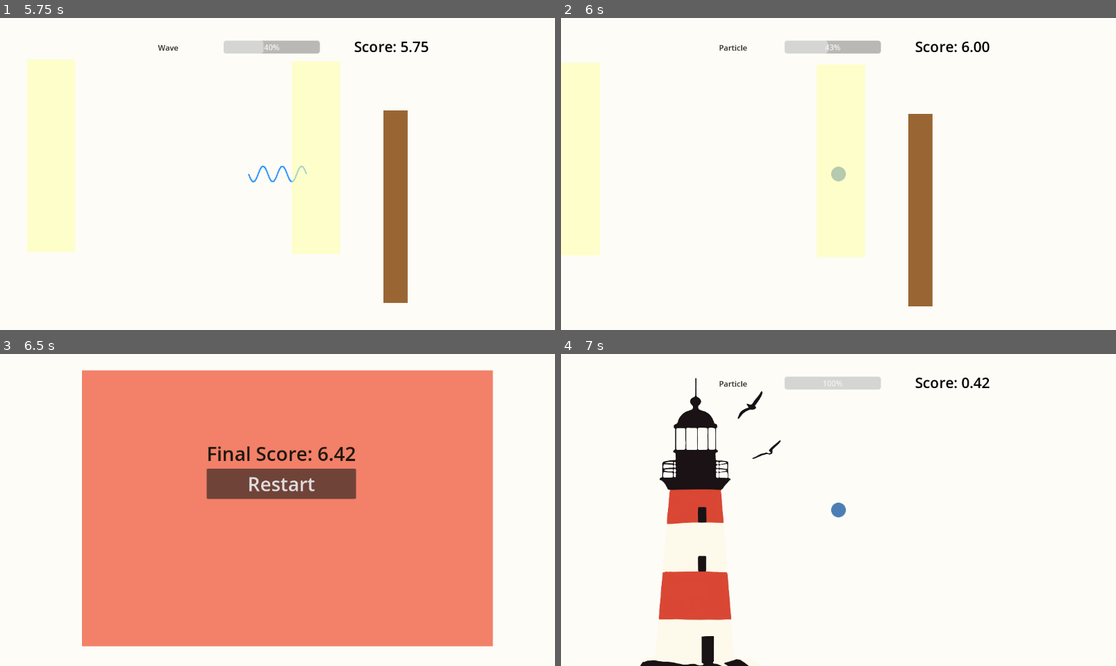
Above: before the commit, frames 1-4 (two rows, left to right).
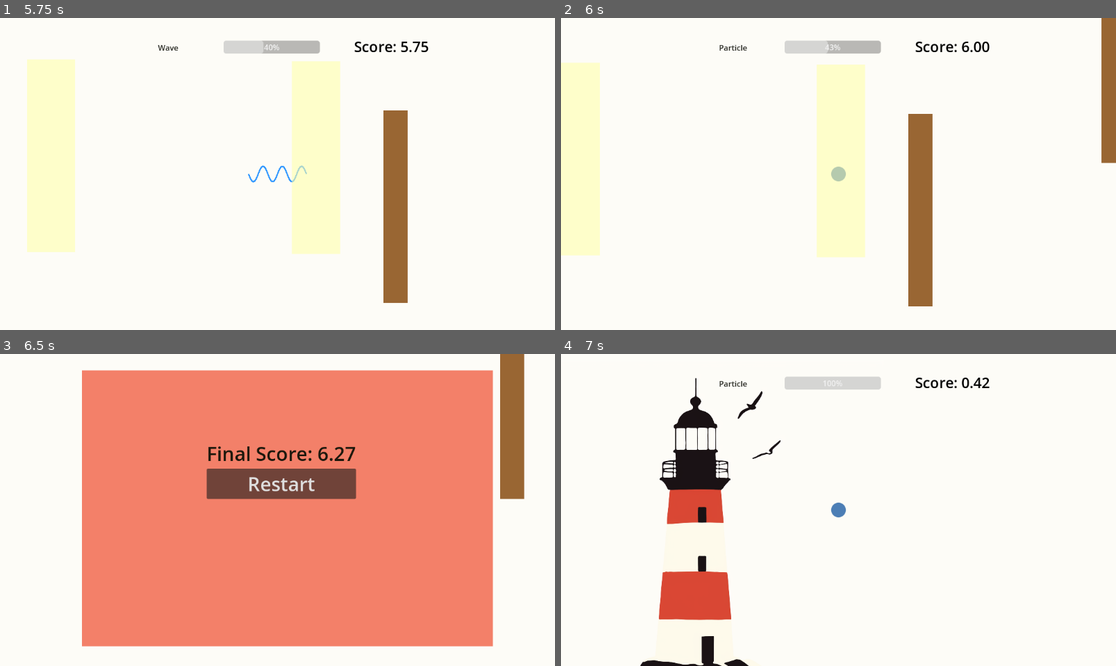
Above: after the commit, the same moments.

Repository: ludens23/stone_and_wave_prototype
Game: Godot game, scene res://Main.tscn
Same seed, same stepped clock (60 frames per second), same inputs: the game is played once before the commit and once after it.
Inputs:
- Up to frame 1 (5.75 s): hold Up (move_up) 0.53-1.28 s; hold F (transform) 0.53-1.28 s; hold Down (move_down) 1.28-2.03 s; tap F (transform) at 1.35, 2.85, 4.35 s; hold F (transform) 2.03-2.78 s; hold Up (move_up) 2.03-3.53 s; hold F (transform) 3.53-4.28 s; hold Down (move_down) from 3.53 s (still down); hold F (transform) from 5.03 s (still down)
- Up to frame 2 (6 s): release Down (move_down) at 5.78 s; release F (transform) at 5.78 s; hold Up (move_up) from 5.78 s (still down); tap F (transform) at 5.85 s
- Up to frame 3 (6.5 s): keep holding Up (move_up)
- Up to frame 4 (7 s): release Up (move_up) at 6.5 s; click "Restart" at 6.5 s

Frame 1 is identical in both runs. In frame 2, 1.2% of the frame differs, in the area x 97-100%, y 0-47%; in frame 3, 2.1%, in the area x 60-95%, y 0-47%; in frame 4, nothing differs.

Commit message:
Add level generator and dynamic obstacle setup

Diff:
--- a/EnergyBeam.tscn
+++ b/EnergyBeam.tscn
@@ -19,3 +19,7 @@
 
 [node name="CollisionShape2D" type="CollisionShape2D" parent="."]
 shape = SubResource("RectangleShape2D_hxvd3")
+
+[node name="VisibleOnScreenNotifier2D" type="VisibleOnScreenNotifier2D" parent="."]
+
+[connection signal="screen_exited" from="VisibleOnScreenNotifier2D" to="." method="_on_visible_on_screen_notifier_2d_screen_exited"]
--- /dev/null
+++ b/LevelGenerator.tscn
@@ -0,0 +1,6 @@
+[gd_scene load_steps=2 format=3 uid="uid://df0u7xqdv7ko2"]
+
+[ext_resource type="Script" uid="uid://chpas2ayvnfm8" path="res://level_generator.gd" id="1_q7b6x"]
+
+[node name="LevelGenerator" type="Node2D"]
+script = ExtResource("1_q7b6x")
--- a/Main.tscn
+++ b/Main.tscn
@@ -1,19 +1,21 @@
-[gd_scene load_steps=8 format=3 uid="uid://byssjrggoi5kg"]
+[gd_scene load_steps=10 format=3 uid="uid://byssjrggoi5kg"]
 
 [ext_resource type="PackedScene" uid="uid://h6i1m3htuh44" path="res://Player.tscn" id="1_8ybpw"]
-[ext_resource type="Texture2D" uid="uid://be76yv6mv1tpu" path="res://assets/birth_point.png" id="2_uu6xs"]
+[ext_resource type="Texture2D" uid="uid://be76yv6mv1tpu" path="res://assets/spawn_place.png" id="2_uu6xs"]
 [ext_resource type="PackedScene" uid="uid://xuonc6xxx4hr" path="res://UI.tscn" id="3_r0du0"]
 [ext_resource type="PackedScene" uid="uid://t0se74sktxoy" path="res://Wall.tscn" id="4_cm0pq"]
 [ext_resource type="PackedScene" uid="uid://bx65mn2b4jvvo" path="res://EnergyBeam.tscn" id="5_fos0i"]
 [ext_resource type="PackedScene" uid="uid://bymy6imbjox1p" path="res://GameOver.tscn" id="6_0tbmq"]
+[ext_resource type="PackedScene" uid="uid://cp3hyhxyyo2xo" path="res://test_area.tscn" id="7_lgr22"]
 [ext_resource type="Script" uid="uid://demxk5824drcw" path="res://main.gd" id="7_t4r8d"]
+[ext_resource type="PackedScene" uid="uid://df0u7xqdv7ko2" path="res://LevelGenerator.tscn" id="7_trn2v"]
 
 [node name="Main" type="Node2D"]
 script = ExtResource("7_t4r8d")
 
-[node name="BirthPlace" type="Node2D" parent="."]
+[node name="Spawn" type="Node2D" parent="."]
 
-[node name="Sprite2D" type="Sprite2D" parent="BirthPlace"]
+[node name="Sprite2D" type="Sprite2D" parent="Spawn"]
 position = Vector2(-171, 80)
 scale = Vector2(0.38183594, 0.38183594)
 texture = ExtResource("2_uu6xs")
@@ -22,26 +24,15 @@
 
 [node name="UI" parent="." instance=ExtResource("3_r0du0")]
 
-[node name="Wall" parent="." instance=ExtResource("4_cm0pq")]
-position = Vector2(1970, 75)
-
-[node name="Wall2" parent="." instance=ExtResource("4_cm0pq")]
-position = Vector2(2743, 67)
-scale = Vector2(4, 1)
-
-[node name="Wall3" parent="." instance=ExtResource("4_cm0pq")]
-position = Vector2(3873, 67)
-
-[node name="EnergyBeam" parent="." instance=ExtResource("5_fos0i")]
-position = Vector2(3338, -31)
-
-[node name="EnergyBeam2" parent="." instance=ExtResource("5_fos0i")]
-position = Vector2(1255, -31)
-
-[node name="EnergyBeam3" parent="." instance=ExtResource("5_fos0i")]
-position = Vector2(1805, -27)
+[node name="LevelGenerator" parent="." node_paths=PackedStringArray("player") instance=ExtResource("7_trn2v")]
+visible = false
+wall_scene = ExtResource("4_cm0pq")
+beam_scene = ExtResource("5_fos0i")
+player = NodePath("../Player")
 
 [node name="GameOver" parent="." instance=ExtResource("6_0tbmq")]
 
+[node name="TestArea" parent="." instance=ExtResource("7_lgr22")]
+
 [connection signal="energy_changed" from="Player" to="UI" method="update_energy_bar"]
 [connection signal="state_changed" from="Player" to="UI" method="update_form_label"]
--- a/energy_beam.gd
+++ b/energy_beam.gd
@@ -1,3 +1,16 @@
 extends Area2D
 
 @export var RECHARGE_RATE: float = 15.0
+
+@onready var color_rect: ColorRect = $ColorRect
+@onready var collider: CollisionShape2D = $CollisionShape2D
+
+func setup(width: float, height: float, y_pos: float) -> void:
+	color_rect.size = Vector2(width, height)
+	color_rect.position = Vector2(-width / 2.0, -height / 2.0)
+	if collider.shape and collider.shape is RectangleShape2D:
+		(collider.shape as RectangleShape2D).size = Vector2(width, height)
+	position.y = y_pos
+
+func _on_visible_on_screen_notifier_2d_screen_exited() -> void:
+	queue_free()
--- /dev/null
+++ b/level_generator.gd
@@ -0,0 +1,118 @@
+extends Node2D
+
+@export var wall_scene: PackedScene
+@export var beam_scene: PackedScene
+@export var player: Node2D
+
+# Configuration for procedural generation
+var next_spawn_x: float = 1000.0
+var spawn_distance: float = 1500.0
+var pattern_queue: Array = [] # Stores manual commands
+
+func _process(delta: float) -> void:
+	if player == null:
+		return
+
+	# Check if we need to spawn a new object based on player position
+	if player.global_position.x + spawn_distance > next_spawn_x:
+		spawn_next_object()
+
+func spawn_next_object() -> void:
+	var cmd: Dictionary = {}
+
+	# Priority 1: Check if there are manual patterns in the queue
+	if not pattern_queue.is_empty():
+		cmd = pattern_queue.pop_front()
+	else:
+		# Priority 2: Fallback to procedural random generation
+		cmd = _generate_random_command()
+
+	if cmd.is_empty():
+		return
+
+	# Dispatch based on type
+	var obj_type: String = cmd.get("type", "wall")
+
+	if obj_type == "wall":
+		_spawn_wall(cmd)
+	elif obj_type == "beam":
+		_spawn_beam(cmd)
+
+func _spawn_wall(cmd: Dictionary) -> void:
+	if wall_scene == null: return
+
+	# Extract parameters with default fallbacks
+	var width := float(cmd.get("width", randf_range(50.0, 150.0)))
+	var height := float(cmd.get("height", 400.0))
+	var gap := float(cmd.get("gap", randf_range(200.0, 400.0)))
+	var screen_center_y = get_viewport_rect().size.y / 2.0
+	var y_pos := float(cmd.get("y", screen_center_y))
+	var is_absorption := bool(cmd.get("absorption", false))
+
+	var wall = wall_scene.instantiate()
+	add_child(wall)
+
+	wall.global_position = Vector2(next_spawn_x, y_pos)
+
+	# Determine Wall Type properties
+	var color := Color.WHITE
+	var drain_cost := 25.0
+
+	if is_absorption:
+		# Absorption Wall: Deep Purple, High Cost
+		color = Color("#660066")
+		drain_cost = 100.0
+	else:
+		# Normal Wall: Random Gray scale, Standard Cost
+		var gray_val = randf_range(0.5, 0.9)
+		color = Color(gray_val, gray_val, gray_val)
+		drain_cost = 25.0
+
+	# Apply configuration
+	if wall.has_method("setup"):
+		wall.setup(width, height, color, drain_cost)
+
+	next_spawn_x += width + gap
+
+func _spawn_beam(cmd: Dictionary) -> void:
+	if beam_scene == null: return
+
+	var width := float(cmd.get("width", randf_range(100.0, 300.0)))
+	var height := float(cmd.get("height", 400.0))
+	var gap := float(cmd.get("gap", randf_range(200.0, 400.0)))
+	var screen_center_y = get_viewport_rect().size.y / 2.0
+	var y_pos := float(cmd.get("y", screen_center_y))
+
+	var beam = beam_scene.instantiate()
+	add_child(beam)
+
+	beam.global_position = Vector2(next_spawn_x, y_pos)
+
+	if beam.has_method("setup"):
+		beam.setup(width, height, y_pos)
+
+	next_spawn_x += width + gap
+
+func _generate_random_command() -> Dictionary:
+	var roll := randf()
+	# 70% chance for Wall, 30% chance for Beam
+	if roll < 0.7:
+		# 30% chance for the wall to be an Absorption Wall
+		var is_absorption := randf() < 0.3
+		return {
+			"type": "wall",
+			"width": randf_range(50.0, 150.0),
+			"gap": randf_range(300.0, 500.0),
+			"absorption": is_absorption
+		}
+	else:
+		return {
+			"type": "beam",
+			"width": randf_range(100.0, 300.0),
+			"gap": randf_range(200.0, 400.0)
+		}
+
+# API for external scripts (e.g., Main.gd) to inject manual patterns
+func add_manual_pattern(pattern_array: Array) -> void:
+	for cmd in pattern_array:
+		pattern_queue.push_back(cmd)
--- /dev/null
+++ b/test_area.tscn
@@ -0,0 +1,31 @@
+[gd_scene load_steps=3 format=3 uid="uid://cp3hyhxyyo2xo"]
+
+[ext_resource type="PackedScene" uid="uid://t0se74sktxoy" path="res://Wall.tscn" id="1_rfpkf"]
+[ext_resource type="PackedScene" uid="uid://bx65mn2b4jvvo" path="res://EnergyBeam.tscn" id="2_6fnve"]
+
+[node name="TestArea" type="Node2D"]
+
+[node name="Wall" parent="." instance=ExtResource("1_rfpkf")]
+position = Vector2(1970, 75)
+
+[node name="Wall2" parent="." instance=ExtResource("1_rfpkf")]
+position = Vector2(2743, 67)
+scale = Vector2(4, 1)
+
+[node name="Wall3" parent="." instance=ExtResource("1_rfpkf")]
+position = Vector2(3873, 67)
+
+[node name="Wall4" parent="." instance=ExtResource("1_rfpkf")]
+position = Vector2(2371, -223)
+
+[node name="Wall5" parent="." instance=ExtResource("1_rfpkf")]
+position = Vector2(3590, -211)
+
+[node name="EnergyBeam" parent="." instance=ExtResource("2_6fnve")]
+position = Vector2(3338, -31)
+
+[node name="EnergyBeam2" parent="." instance=ExtResource("2_6fnve")]
+position = Vector2(1255, -31)
+
+[node name="EnergyBeam3" parent="." instance=ExtResource("2_6fnve")]
+position = Vector2(1805, -27)
--- a/wall.gd
+++ b/wall.gd
@@ -1,3 +1,33 @@
 extends StaticBody2D
 
+# Default drain cost (Normal Wall).
+# This variable is accessed by the Player script when colliding with the DrainZone.
 @export var wall_drain_cost: float = 25.0
+
+@onready var color_rect: ColorRect = $ColorRect
+@onready var physical_collider: CollisionShape2D = $PhysicalCollider
+# Use get_node_or_null to be safe, but assuming the structure is fixed
+@onready var drain_collider: CollisionShape2D = $DrainZone/DrainCollider
+
+# Setup function called by the LevelGenerator
+func setup(width: float, height: float, color: Color, cost: float) -> void:
+	# 1. Update Visuals
+	if color_rect:
+		color_rect.size = Vector2(width, height)
+		color_rect.position = Vector2(-width / 2.0, -height / 2.0)
+		color_rect.color = color
+
+	# 2. Update Physics Collider (Solid part)
+	if physical_collider and physical_collider.shape is RectangleShape2D:
+		(physical_collider.shape as RectangleShape2D).size = Vector2(width, height)
+
+	# 3. Update Drain Zone Collider (Area detection part)
+	if drain_collider and drain_collider.shape is RectangleShape2D:
+		(drain_collider.shape as RectangleShape2D).size = Vector2(width, height)
+
+	# 4. Update Logic (Energy Drain)
+	wall_drain_cost = cost
+
+func _on_visible_on_screen_notifier_2d_screen_exited() -> void:
+	# Auto-destroy when leaving the screen
+	queue_free()
Renamed: assets/birth_point.png -> assets/spawn_place.png
Not shown, changed: assets/spawn_place.png.import
Not shown, added: level_generator.gd.uid
